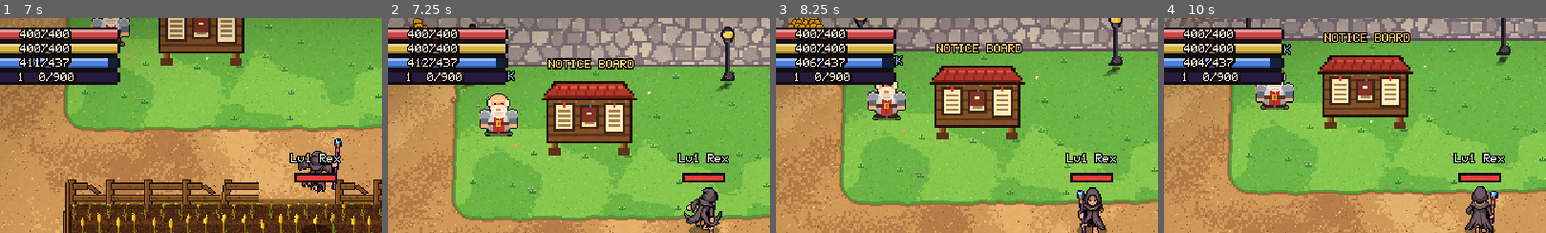
Above: before the commit, frames 1-4 (left to right).
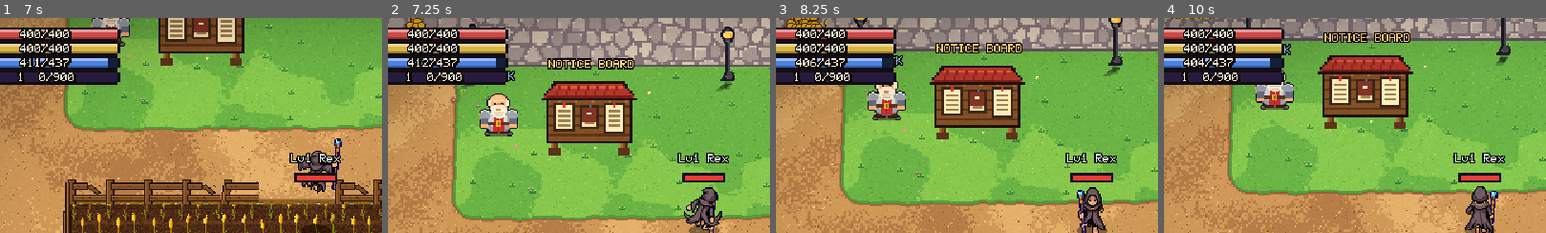
Above: after the commit, the same moments.

Repository: ivymiketwo/Dorkfall
Game: Godot game, scene res://scenes/main.tscn
The game is run twice, just before and just after one commit, with the same random seed, the same clock (stepped at 60 frames per second) and the same inputs.
Inputs (mouse positions are % of the whole screen's width and height, from its top left):
- Up to frame 1 (7 s): tap Enter at 0.5 s; drag from (89, 94) to (60, 28) at 0.52 s; drag from (92, 65) to (45, 70) at 1.27 s; move the mouse to (97, 45) at 2.02 s; hold D (move_right) 2.03-2.75 s; hold F (interact) 2.03-2.75 s; click (97, 45) at 2.17 s; drag from (45, 70) to (20, 35) at 2.77 s; move the mouse to (80, 65) at 3.52 s; hold A (move_left) 3.53-4.25 s; hold K (spellbook) 3.53-4.25 s; tap Space (jump) at 3.77, 4.07, 6.77 s; drag from (20, 35) to (35, 25) at 4.27 s; move the mouse to (55, 50) at 5.02 s; hold S (move_down) 5.03-5.75 s; hold C (stats) 5.03-5.75 s; click (55, 50) at 5.17 s; drag from (35, 25) to (30, 55) at 5.77 s; move the mouse to (72, 45) at 6.52 s; hold W (move_up) from 6.53 s (still down); tap Keypad Enter at 6.6 s
- Up to frame 2 (7.25 s): keep holding W (move_up); tap Space (jump) at 7.07 s
- Up to frame 3 (8.25 s): release W (move_up) at 7.25 s; drag from (30, 55) to (12, 6) at 7.27 s; move the mouse to (60, 28) at 8.02 s; hold S (move_down) from 8.03 s (still down); tap X at 8.1 s
- Up to frame 4 (10 s): release S (move_down) at 8.75 s; drag from (45, 70) to (20, 35) at 8.77 s; move the mouse to (80, 65) at 9.52 s; hold W (move_up) from 9.53 s (still down); tap T at 9.6 s; click (80, 65) at 9.67 s; tap Space (jump) at 9.77 s
The pictures show only the part of the screen within x 9-59%, y 0-50%; the shares and areas given below are measured in that part.

Frame 1 is identical in both runs. In frame 2, 0.1% of the frame differs, in the area x 4-11%, y 0-5%; in frame 3, 0.2%, in the area x 2-14%, y 0-5%; in frame 4, less than 0.1%.

Commit message:
Fishing shop: bamboo, steel and gilded fishing poles (1k / 50k / 150k)
Co-Authored-By: Claude Sonnet 5.5 <noreply@anthropic.com>
Claude-Session: https://claude.ai/code/session_01UyEsHhhwY5pbE3D4yW6PxM

Diff:
--- /dev/null
+++ b/items/bamboo_rod.tres
@@ -0,0 +1,11 @@
+[gd_resource type="Resource" script_class="Item" load_steps=2 format=3]
+
+[ext_resource type="Script" path="res://scripts/item.gd" id="1_item"]
+
+[resource]
+script = ExtResource("1_item")
+id = &"bamboo_rod"
+display_name = "Bamboo Fishing Pole"
+description = "A light, springy pole for calm ponds. Good for beginners."
+icon_frame = 22
+value = 1000
--- /dev/null
+++ b/items/gilded_rod.tres
@@ -0,0 +1,11 @@
+[gd_resource type="Resource" script_class="Item" load_steps=2 format=3]
+
+[ext_resource type="Script" path="res://scripts/item.gd" id="1_item"]
+
+[resource]
+script = ExtResource("1_item")
+id = &"gilded_rod"
+display_name = "Gilded Fishing Pole"
+description = "A masterwork pole trimmed in gold. Made for legendary catches."
+icon_frame = 24
+value = 150000
--- /dev/null
+++ b/items/steel_rod.tres
@@ -0,0 +1,11 @@
+[gd_resource type="Resource" script_class="Item" load_steps=2 format=3]
+
+[ext_resource type="Script" path="res://scripts/item.gd" id="1_item"]
+
+[resource]
+script = ExtResource("1_item")
+id = &"steel_rod"
+display_name = "Steel Fishing Pole"
+description = "A strong, flexible pole with a smooth reel. Handles bigger fish."
+icon_frame = 23
+value = 50000
--- a/shops/fishing_shop.tres
+++ b/shops/fishing_shop.tres
@@ -1,9 +1,12 @@
-[gd_resource type="Resource" script_class="Shop" load_steps=3 format=3]
+[gd_resource type="Resource" script_class="Shop" load_steps=6 format=3]
 
 [ext_resource type="Script" path="res://scripts/shop.gd" id="1_shop"]
 [ext_resource type="Script" path="res://scripts/item.gd" id="2_item"]
+[ext_resource type="Resource" path="res://items/bamboo_rod.tres" id="3_rod"]
+[ext_resource type="Resource" path="res://items/steel_rod.tres" id="4_rod"]
+[ext_resource type="Resource" path="res://items/gilded_rod.tres" id="5_rod"]
 
 [resource]
 script = ExtResource("1_shop")
 title = "FISHING SHOP"
-items = Array[ExtResource("2_item")]([])
+items = Array[ExtResource("2_item")]([ExtResource("3_rod"), ExtResource("4_rod"), ExtResource("5_rod")])
Binary file changed: art/items.png
